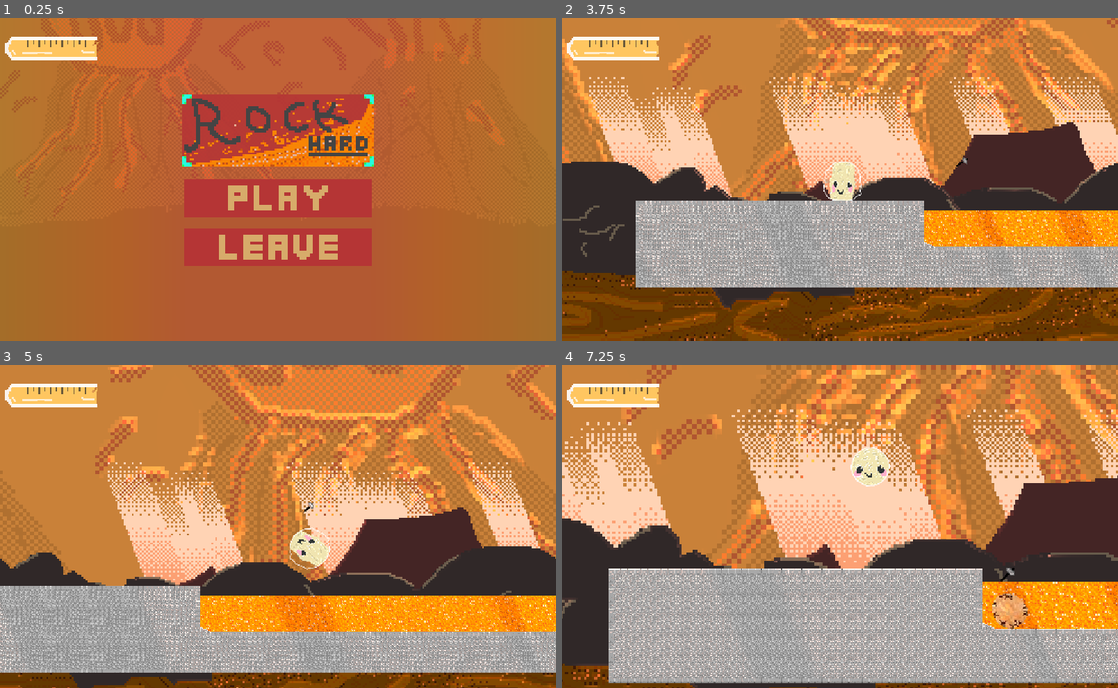
Above: before the commit, frames 1-4 (two rows, left to right).
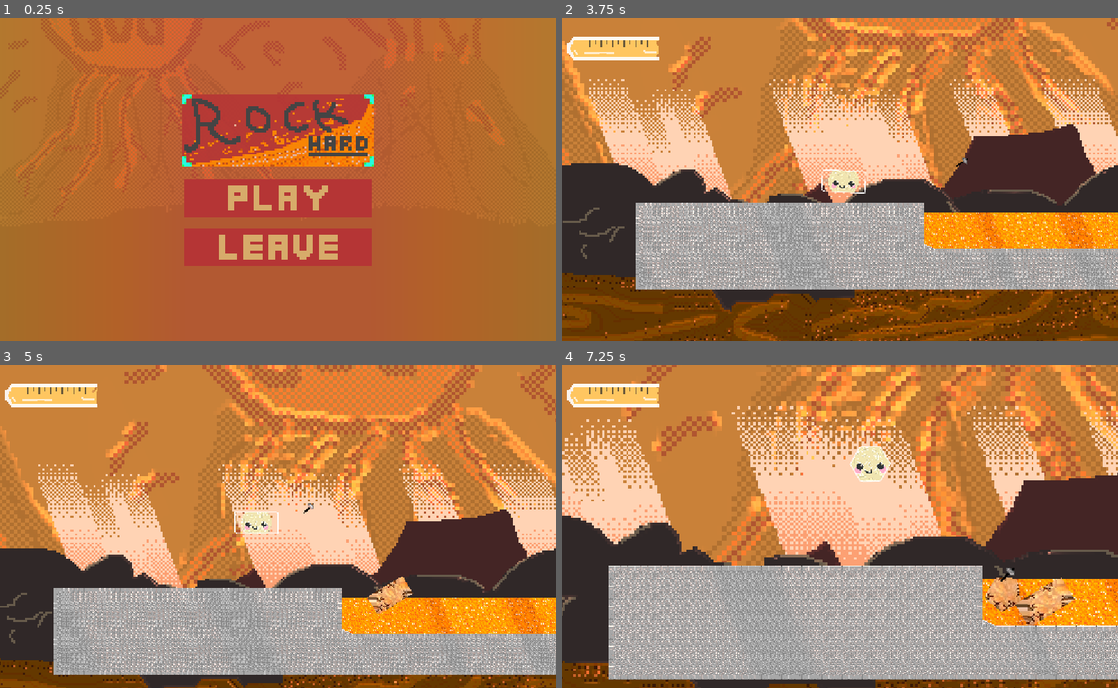
Above: after the commit, the same moments.

Repository: Yaheeha-Baheeha/rock-hard
Game: Godot game, scene res://menu.tscn
Same seed, same stepped clock (60 frames per second), same inputs: the game is played once before the commit and once after it.
Inputs (mouse positions are in pixels of both pictures, inside the frame that each line leads up to):
- Up to frame 1 (0.25 s): no input
- Up to frame 2 (3.75 s): click (840, 198) at 0.5 s; click (840, 311) at 1.25 s; click (840, 198) at 2 s; click (734, 127) at 2.75 s; tap Enter (ui_accept) at 3.5 s; move the mouse to (962, 163) at 3.52 s; hold D (right) from 3.53 s (still down); tap T (test) at 3.6 s; click (962, 163) at 3.67 s
- Up to frame 3 (5 s): tap Space (jump) at 3.77 s; release D (right) at 4.25 s; drag from (166, 542) to (305, 507) at 4.27 s
- Up to frame 4 (7.25 s): move the mouse to (895, 455) at 5.02 s; hold D (right) 5.03-5.75 s; hold Shift (static) 5.03-5.75 s; click (895, 455) at 5.17 s; tap T (test) at 5.3, 6.8 s; drag from (812, 591) to (673, 478) at 5.77 s; move the mouse to (1006, 574) at 6.52 s; hold A (left) from 6.53 s (still down); hold Mouse wheel up (zoom in) from 6.53 s (still down); click (1006, 574) at 6.67 s; tap Space (jump) at 6.77 s; tap R (reset) at 7.15 s

The runs differ from the first frame. In frame 1, 1.2% of the frame differs, in the area x 0-18%, y 5-14%; in frame 2, 37%; in frame 3, 57%, in the area x 0-100%, y 0-100%; in frame 4, 44%.

Commit message:
star + polish

Diff:
--- a/GameManager.gd
+++ b/GameManager.gd
@@ -38,6 +38,7 @@
 func unlock_level(level_number):
 	if unlocked_levels.has(level_number):
 		unlocked_levels[level_number] = true
+		unlocked_levels[level_number-1] = true
 		print("Unlocked level " + str(level_number))
 
 func is_level_unlocked(level_number):
@@ -56,3 +57,6 @@
 
 func has_any_collectable() -> bool:
 	return collected_items.size() > 0
+
+func has_level_collectable(level_number: int) -> bool:
+	return has_collectable("collectable in level_%d" % level_number)
--- a/HardnessBar.gd
+++ b/HardnessBar.gd
@@ -27,8 +27,10 @@
 
 	_refresh_collectible_slots()
 	_update_selected_slot(0)
+	_sync_scene_visibility()
 
 func _process(_delta: float) -> void:
+	_sync_scene_visibility()
 	_sync_stiffness_meter()
 	_refresh_collectible_slots()
 
@@ -46,6 +48,15 @@
 func _on_collectable_added(_item_name: String) -> void:
 	_refresh_collectible_slots()
 
+func _sync_scene_visibility() -> void:
+	var current_scene := get_tree().current_scene
+	if current_scene == null:
+		visible = false
+		return
+
+	var scene_path := current_scene.scene_file_path
+	visible = not (scene_path.ends_with("menu.tscn") or scene_path.ends_with("level_select.tscn"))
+
 func _refresh_collectible_slots() -> void:
 	if not has_node("/root/GameManager"):
 		return
@@ -54,7 +65,7 @@
 	pentagon_slot.visible = game_manager.has_collectable("pentagon")
 	hexagon_slot.visible = game_manager.has_collectable("hexagon")
 	rectangle_slot.visible = game_manager.has_collectable("rectangle")
-	circle_slot.visible = game_manager.has_any_collectable()
+	circle_slot.visible = pentagon_slot.visible or hexagon_slot.visible or rectangle_slot.visible
 
 	if pentagon_slot.visible or hexagon_slot.visible or rectangle_slot.visible or circle_slot.visible:
 		if not _is_slot_visible(selected_slot_index):
--- a/level_1.tscn
+++ b/level_1.tscn
@@ -217,6 +217,7 @@
 
 [node name="Player" parent="." unique_id=438420809 node_paths=PackedStringArray("obstacle_markers") instance=ExtResource("10_gyffv")]
 position = Vector2(133, -262)
+shape_match_stiffness = 1000.0
 obstacle_markers = [NodePath("../Tilemap/TileMapLayer")]
 
 [node name="background" parent="." unique_id=979663656 instance=ExtResource("11_13y8f")]
--- a/level_select.gd
+++ b/level_select.gd
@@ -3,10 +3,17 @@
 @onready var grid: GridContainer = %LevelGrid
 @onready var back_button: TextureButton = %BackButton
 
+const STAR_TEXTURE: Texture2D = preload("res://Textures/star.png")
+
+var star_badges: Dictionary = {}
+
 
 func _ready() -> void:
 	_configure_level_buttons()
+	_refresh_star_badges()
 	back_button.pressed.connect(_on_back_pressed)
+	if GameManager.has_signal("collectable_added"):
+		GameManager.collectable_added.connect(_on_collectable_added)
 
 
 func _configure_level_buttons() -> void:
@@ -24,6 +31,34 @@
 		btn.disabled = not GameManager.is_level_unlocked(level)
 		if not btn.disabled:
 			btn.pressed.connect(_on_level_pressed.bind(level))
+		_ensure_star_badge(btn, level)
+
+
+func _ensure_star_badge(btn: TextureButton, level: int) -> void:
+	if star_badges.has(level):
+		return
+
+	var star := TextureRect.new()
+	star.name = "StarBadge"
+	star.texture = STAR_TEXTURE
+	star.expand_mode = TextureRect.EXPAND_IGNORE_SIZE
+	star.stretch_mode = TextureRect.STRETCH_KEEP_ASPECT_CENTERED
+	star.mouse_filter = Control.MOUSE_FILTER_IGNORE
+	star.set_anchors_and_offsets_preset(Control.PRESET_FULL_RECT)
+	star.visible = false
+	btn.add_child(star)
+	star_badges[level] = star
+
+
+func _refresh_star_badges() -> void:
+	for level in star_badges.keys():
+		var star := star_badges[level] as TextureRect
+		if star:
+			star.visible = GameManager.has_level_collectable(int(level))
+
+
+func _on_collectable_added(_item_name: String) -> void:
+	_refresh_star_badges()
 
 
 func _on_level_pressed(level: int) -> void:
--- a/menu.tscn
+++ b/menu.tscn
@@ -14,6 +14,7 @@
 [ext_resource type="Texture2D" uid="uid://dxrixfpf5bfse" path="res://Textures/parallax_background/volcano behindest_bg_1.png" id="12_dwrpx"]
 
 [node name="Menu" type="Control" unique_id=842991710]
+z_index = 147
 layout_mode = 3
 anchors_preset = 15
 anchor_right = 1.0
--- a/player.gd
+++ b/player.gd
@@ -36,7 +36,7 @@
 @export var lava_damage_rate: float = 40.0
 @export var cooling_rate: float = 20.0
 @export var damage_color: Color = Color(0.0, 1.0, 0.0, 1.0)
-@export var lava_stiffness_multiplier: float = 4.0
+@export var max_lava_stiffness: float = 1500.0
 
 @export_category("Corpse Settings")
 @export var corpse_texture: Texture2D ## Optional texture for the corpse!
@@ -76,7 +76,7 @@
 		soft_body.crouch_strength = crouch_strength
 		soft_body.obstacle_markers = obstacle_markers
 
-		soft_body.enable_pressure_system = enable_pressure_system
+		soft_body.enable_pressure_system = soft_body.should_enable_pressure_system()
 		soft_body.enable_shape_matching = enable_shape_matching
 		soft_body.shape_match_stiffness = shape_match_stiffness
 		soft_body.shape_match_damping = shape_match_damping
@@ -85,7 +85,7 @@
 
 func _physics_process(delta: float) -> void:
 	if soft_body:
-		soft_body.enable_pressure_system = enable_pressure_system
+		soft_body.enable_pressure_system = soft_body.should_enable_pressure_system()
 		soft_body.enable_shape_matching = enable_shape_matching
 		soft_body.shape_match_stiffness = shape_match_stiffness
 		soft_body.shape_match_damping = shape_match_damping
@@ -127,7 +127,7 @@
 
 	current_health = clamp(current_health, 0.0, max_health)
 	current_stiffness_percent = 1.0 - (current_health / max_health)
-	current_stiffness_value = shape_match_stiffness * (1.0 + (current_stiffness_percent * lava_stiffness_multiplier))
+	current_stiffness_value = lerp(shape_match_stiffness, max_lava_stiffness, current_stiffness_percent)
 	soft_body.shape_match_stiffness = current_stiffness_value
 
 	var damage_percent = 1.0 - (current_health / max_health)
--- a/soft_body_sphere.gd
+++ b/soft_body_sphere.gd
@@ -347,6 +347,9 @@
 			polys.append(p)
 	return polys
 
+func should_enable_pressure_system() -> bool:
+	return current_shape == ShapeType.CIRCLE
+
 func _build_shape(shape_type: ShapeType, spawn_center: Vector2 = position, initial_vel: Vector2 = Vector2.ZERO) -> void:
 	var rest_offsets: Array[Vector2] = []
 
@@ -375,6 +378,8 @@
 				var angle = i * (PI * 2.0 / 6.0)
 				corners.append(Vector2(cos(angle), sin(angle)) * radius)
 			rest_offsets = _sample_polygon_perimeter(corners, num_points)
+
+	enable_pressure_system = should_enable_pressure_system()
 
 	for offset in rest_offsets:
 		var pos = spawn_center + offset
--- a/test_level.tscn
+++ b/test_level.tscn
@@ -237,8 +237,7 @@
 [node name="background" parent="." unique_id=932514271 instance=ExtResource("11_13y8f")]
 
 [node name="RigidBody2D" type="StaticBody2D" parent="." unique_id=662540377 groups=["ground"]]
-collision_layer = 0
-collision_mask = 0
+collision_mask = 7
 
 [node name="CollisionShape2D" type="CollisionShape2D" parent="RigidBody2D" unique_id=169856850]
 position = Vector2(-188, 616)
@@ -254,7 +253,6 @@
 [node name="Player" parent="." unique_id=438420809 instance=ExtResource("5_gbhdq")]
 position = Vector2(-782, -315)
 enable_pressure_system = false
-shape_match_stiffness = 1000.0
 sub_steps = 32
 
 [node name="Spawner" type="Area2D" parent="." unique_id=595634446 node_paths=PackedStringArray("target_lever")]
@@ -303,7 +301,7 @@
 is_active = true
 fluid_type = 1
 despawn_rule = 3
-spawn_rate = 0.0
+spawn_rate = 0.01
 spawn_angle = 180.0
 angle_variance = 0.0
 spawn_speed = 0.0
@@ -317,10 +315,10 @@
 position = Vector2(-737, -127)
 
 [node name="Rectangle" parent="." unique_id=1176716040 instance=ExtResource("8_lowby")]
-position = Vector2(-428, -244)
+position = Vector2(-357, -510)
 
 [node name="Hexagon" parent="." unique_id=1005684736 instance=ExtResource("9_58smv")]
-position = Vector2(-536, -105)
+position = Vector2(-465, -371)
 
 [node name="Pentagon" parent="." unique_id=1202018710 instance=ExtResource("10_a25ih")]
-position = Vector2(-568, -286)
+position = Vector2(-497, -552)
Binary file changed: Textures/star.png
